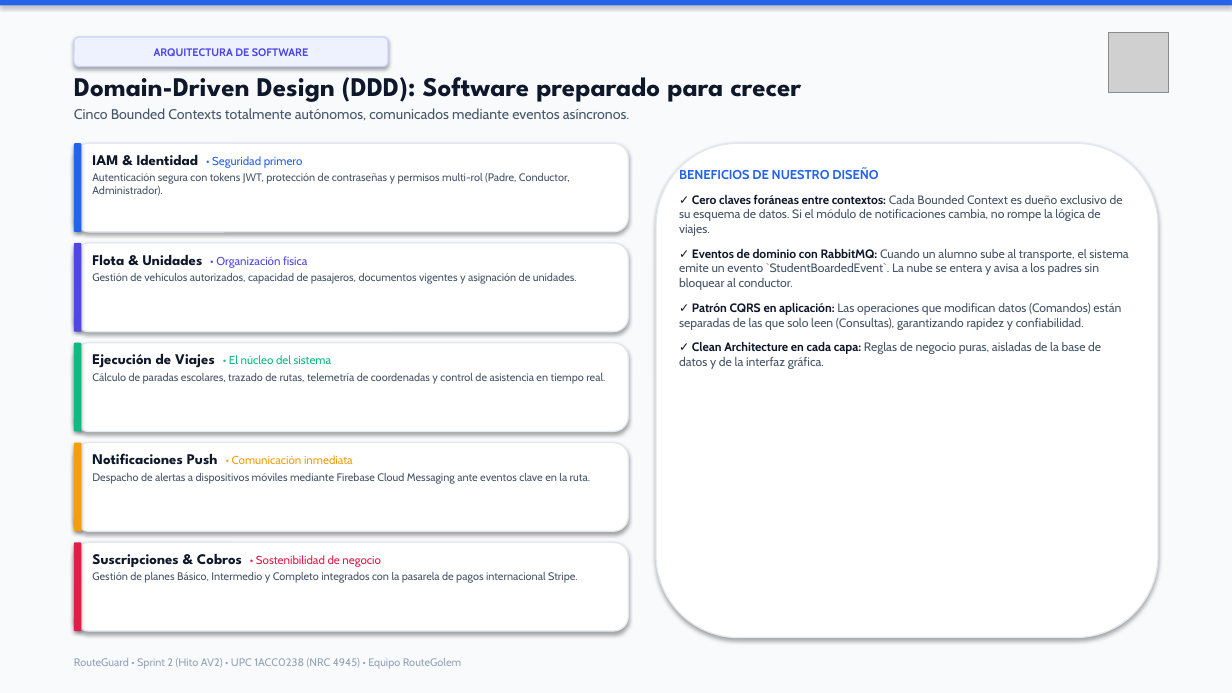
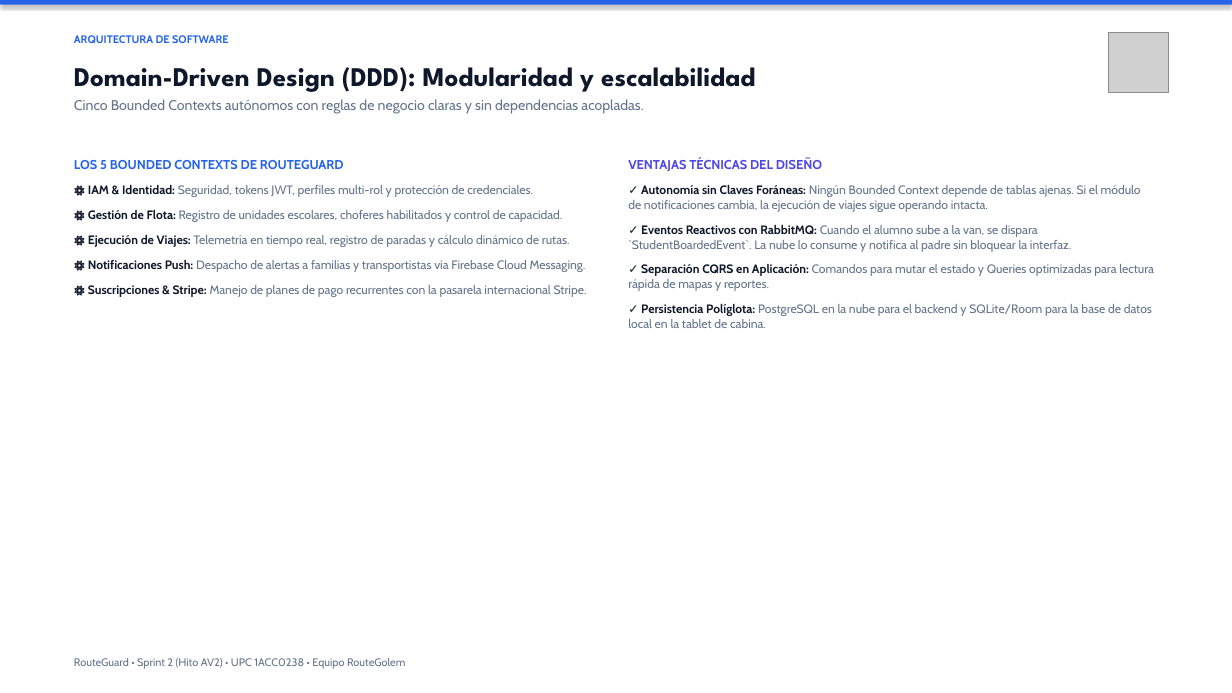
Before and after one commit to upc-pre-202620-1acc0238-4945-routegolem/routeguard-report, a slide deck: slide 6 of RouteGuard_Presentacion_Sprint2_AV2.pptx. Drawn at 1232x693 pixels with LibreOffice and Linux fonts; fonts in the diff are those of the drawing; grey boxes stand for pictures. Boxes give left, top, right and bottom in pixels: in the first picture for what was removed or moved away, otherwise in the second. Text is boxed around its words. In the diff, an @@ line names an element or a change of style, - is before the commit and + after.

Commit message:
style(presentation): remove chunky rounded card wrappers and scale all images to exact fit

```diff
--- a/RouteGuard_Presentacion_Sprint2_AV2.pptx
+++ b/RouteGuard_Presentacion_Sprint2_AV2.pptx
@@ rectangle at box(0, 0, 1232, 693): fill #F8FAFC to #FFFFFF @@
@@ text "ARQUITECTURA DE SOFTWARE": place and size @@
-text "ARQUITECTURA DE SOFTWARE" at box(74, 37, 388, 67)
+text "ARQUITECTURA DE SOFTWARE" at box(74, 35, 228, 43)
@@ text "ARQUITECTURA DE SOFTWARE" at box(74, 35, 228, 43): text colour #4F46E5 to #2563EB; alignment centre to left; vertical alignment middle to top; fill #EEF2FF to none; outline #C7D2FE 1 pt to none; shadow off @@
@@ text at box(74, 67, 755, 114): text changed; text colour #475569 to #64748B @@
-Domain-Driven Design (DDD): Software preparado para crecer
-Cinco Bounded Contexts totalmente autónomos, comunicados mediante eventos asíncronos.
+Domain-Driven Design (DDD): Modularidad y escalabilidad
+Cinco Bounded Contexts autónomos con reglas de negocio claras y sin dependencias acopladas.
@@ rounded rectangle removed at box(74, 143, 628, 232) @@
@@ rounded rectangle removed at box(74, 143, 81, 232) @@
@@ rounded rectangle removed at box(656, 143, 1158, 638) @@
@@ text added at box(74, 160, 587, 297), 9.5 pt, text #64748B @@
+LOS 5 BOUNDED CONTEXTS DE ROUTEGUARD
+⚙ IAM & Identidad: Seguridad, tokens JWT, perfiles multi-rol y protección de credenciales.
+⚙ Gestión de Flota: Registro de unidades escolares, choferes habilitados y control de capacidad.
+⚙ Ejecución de Viajes: Telemetría en tiempo real, registro de paradas y cálculo dinámico de rutas.
+⚙ Notificaciones Push: Despacho de alertas a familias y transportistas vía Firebase Cloud Messaging.
+⚙ Suscripciones & Stripe: Manejo de planes de pago recurrentes con la pasarela internacional Stripe.
@@ text removed at box(92, 155, 570, 196) @@
-IAM & Identidad • Seguridad primero
-Autenticación segura con tokens JWT, protección de contraseñas y permisos multi-rol (Padre, Conductor, Administrador).
@@ text at box(628, 158, 1154, 328): text changed; text colour #475569 to #64748B @@
-BENEFICIOS DE NUESTRO DISEÑO
-✓ Cero claves foráneas entre contextos: Cada Bounded Context es dueño exclusivo de su esquema de datos. Si el módulo de notificaciones cambia, no rompe la lógica de viajes.
-✓ Eventos de dominio con RabbitMQ: Cuando un alumno sube al transporte, el sistema emite un evento `StudentBoardedEvent`. La nube se entera y avisa a los padres sin bloquear al conductor.
-✓ Patrón CQRS en aplicación: Las operaciones que modifican datos (Comandos) están separadas de las que solo leen (Consultas), garantizando rapidez y confiabilidad.
-✓ Clean Architecture en cada capa: Reglas de negocio puras, aisladas de la base de datos y de la interfaz gráfica.
+VENTAJAS TÉCNICAS DEL DISEÑO
+✓ Autonomía sin Claves Foráneas: Ningún Bounded Context depende de tablas ajenas. Si el módulo de notificaciones cambia, la ejecución de viajes sigue operando intacta.
+✓ Eventos Reactivos con RabbitMQ: Cuando el alumno sube a la van, se dispara `StudentBoardedEvent`. La nube lo consume y notifica al padre sin bloquear la interfaz.
+✓ Separación CQRS en Aplicación: Comandos para mutar el estado y Queries optimizadas para lectura rápida de mapas y reportes.
+✓ Persistencia Políglota: PostgreSQL en la nube para el backend y SQLite/Room para la base de datos local en la tablet de cabina.
@@ rounded rectangle removed at box(74, 243, 628, 332) @@
@@ rounded rectangle removed at box(74, 243, 81, 332) @@
@@ text removed at box(92, 255, 577, 284) @@
-Flota & Unidades • Organización física
-Gestión de vehículos autorizados, capacidad de pasajeros, documentos vigentes y asignación de unidades.
@@ rounded rectangle removed at box(74, 343, 628, 432) @@
@@ rounded rectangle removed at box(74, 343, 81, 432) @@
@@ text removed at box(92, 354, 605, 384) @@
-Ejecución de Viajes • El núcleo del sistema
-Cálculo de paradas escolares, trazado de rutas, telemetría de coordenadas y control de asistencia en tiempo real.
@@ rounded rectangle removed at box(74, 443, 628, 531) @@
@@ rounded rectangle removed at box(74, 443, 81, 531) @@
@@ text removed at box(92, 453, 590, 484) @@
-Notificaciones Push • Comunicación inmediata
-Despacho de alertas a dispositivos móviles mediante Firebase Cloud Messaging ante eventos clave en la ruta.
@@ rounded rectangle removed at box(74, 543, 628, 631) @@
@@ rounded rectangle removed at box(74, 543, 81, 631) @@
@@ text removed at box(92, 554, 578, 583) @@
-Suscripciones & Cobros • Sostenibilidad de negocio
-Gestión de planes Básico, Intermedio y Completo integrados con la pasarela de pagos internacional Stripe.
@@ text at box(74, 658, 405, 669): text changed; text colour #94A3B8 to #64748B @@
-RouteGuard • Sprint 2 (Hito AV2) • UPC 1ACC0238 (NRC 4945) • Equipo RouteGolem
+RouteGuard • Sprint 2 (Hito AV2) • UPC 1ACC0238 • Equipo RouteGolem
```
Also in this commit, not shown: 16 other slides changed.
